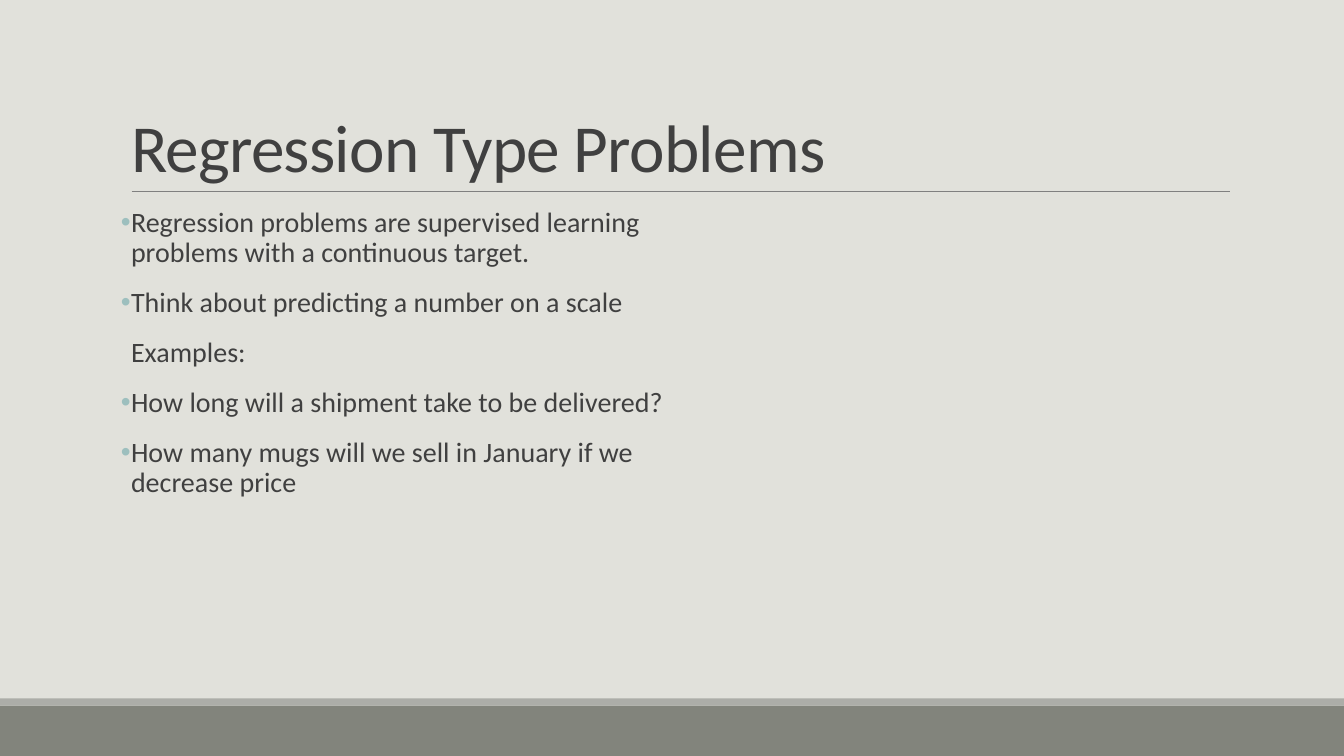
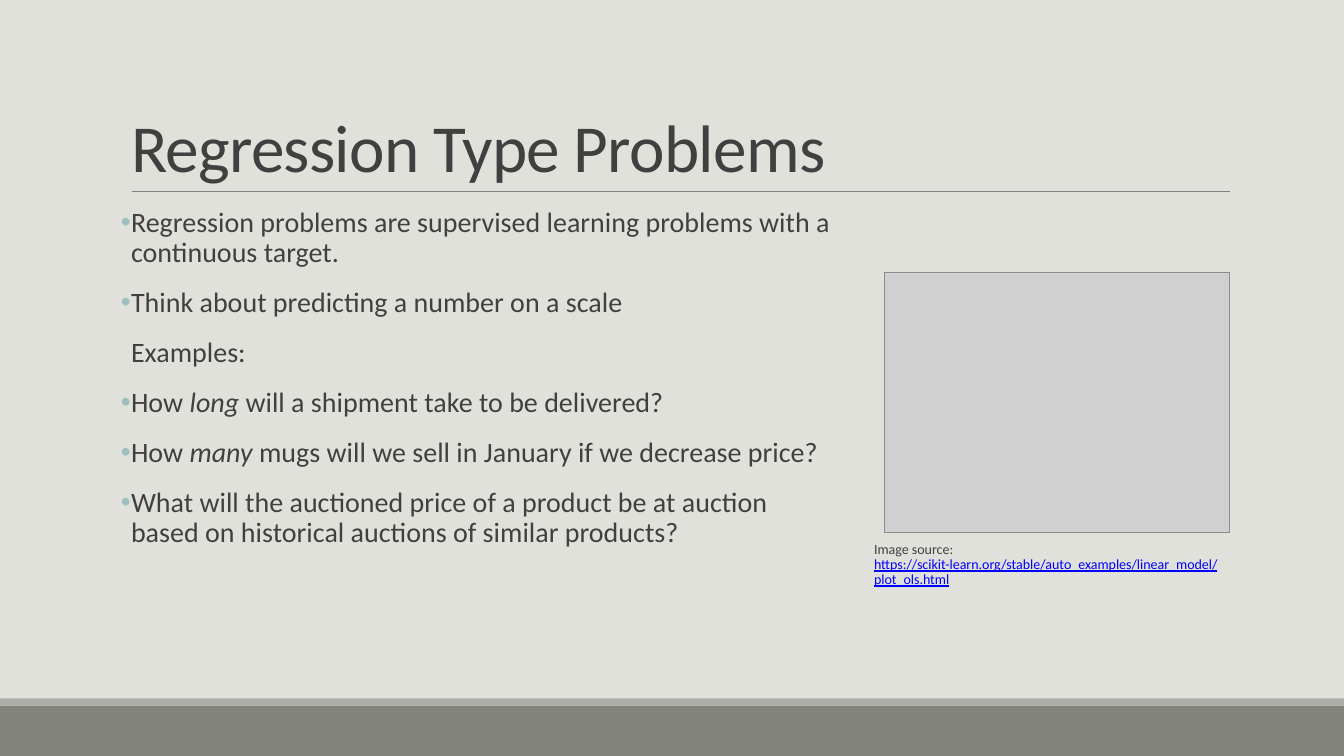
Before and after one commit to casey-whorton-waynestate/public-course-content, a slide deck: slide 45 of Wayne State Course.pptx (slide 47 before the commit). Drawn at 1344x756 pixels with LibreOffice and Linux fonts; fonts in the diff are those of the drawing; grey boxes stand for pictures. Boxes give left, top, right and bottom in pixels: in the first picture for what was removed or moved away, otherwise in the second. Text is boxed around its words. In the diff, an @@ line names an element or a change of style, - is before the commit and + after.

```diff
--- a/Wayne State Course.pptx
+++ b/Wayne State Course.pptx
@@ picture added at (884,273,1230,532) @@
@@ text at (131,392,663,417): italic on in "long" @@
@@ text at (131,442,818,547): text changed @@
-• How many mugs will we sell in January if we decrease price
+• How many mugs will we sell in January if we decrease price?
+• What will the auctioned price of a product be at auction based on historical auctions of similar products?
@@ text added at (874,545,1217,587), 10 pt, text #0000FF, underline @@
+Image source: https://scikit-learn.org/stable/auto_examples/linear_model/plot_ols.html
```
Also in this commit, not shown: 10 other slides changed, 6 slides added, 7 slides removed.
